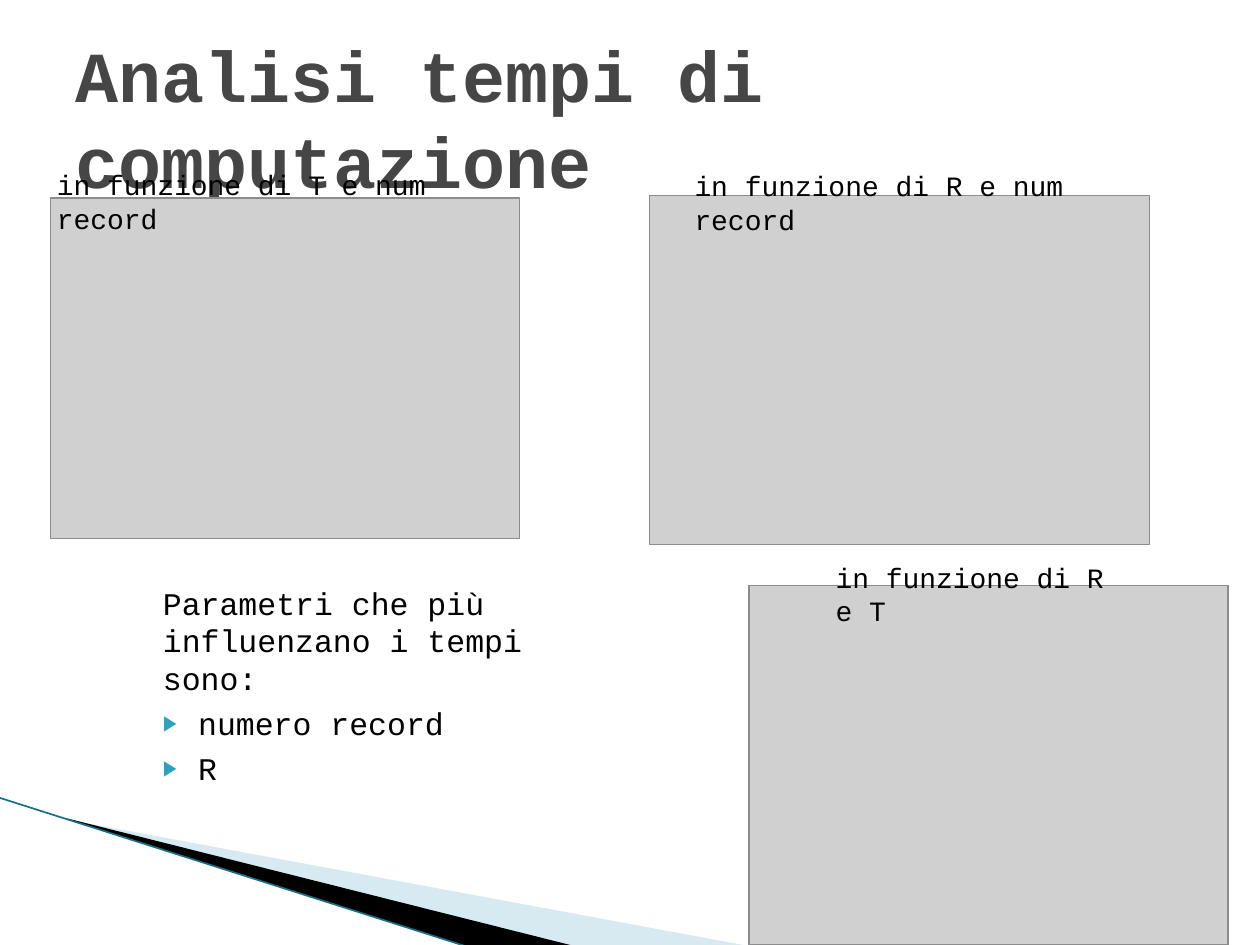
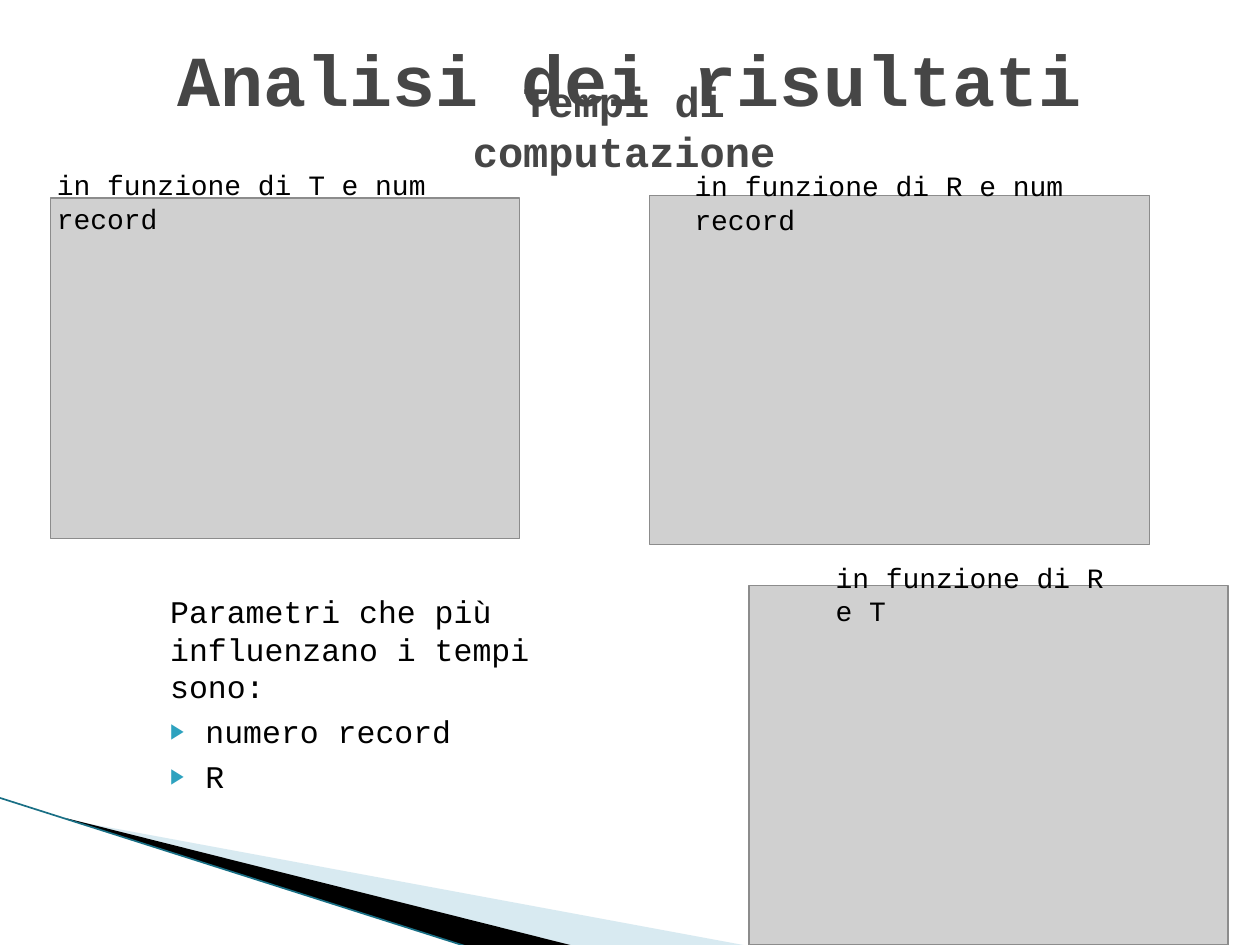
Before and after one commit to fedelux3/Bachelor-Thesis, a slide deck: slide 9 of presentazione.pptx. Drawn at 1260x945 pixels with LibreOffice and Linux fonts; fonts in the diff are those of the drawing; grey boxes stand for pictures; background and template pictures are left out. Boxes give left, top, right and bottom in pixels: in the first picture for what was removed or moved away, otherwise in the second. Text is boxed around its words. In the diff, an @@ line names an element or a change of style, - is before the commit and + after.

```diff
--- a/presentazione.pptx
+++ b/presentazione.pptx
@@ title at box(177, 55, 1081, 126): text changed @@
-Analisi tempi di computazione
+Analisi dei risultati
@@ text added at box(473, 86, 776, 180), 24 pt, text #464646, bold @@
+Tempi di computazione
@@ text "Parametri che più influenzano i ...": place and size @@
-text "Parametri che più influenzano i ..." at box(163, 592, 522, 780)
+text "Parametri che più influenzano i ..." at box(170, 600, 530, 788)
```
Also in this commit, not shown: 1 other slide changed, 4 slides added, 1 slide removed, 17 other files.
